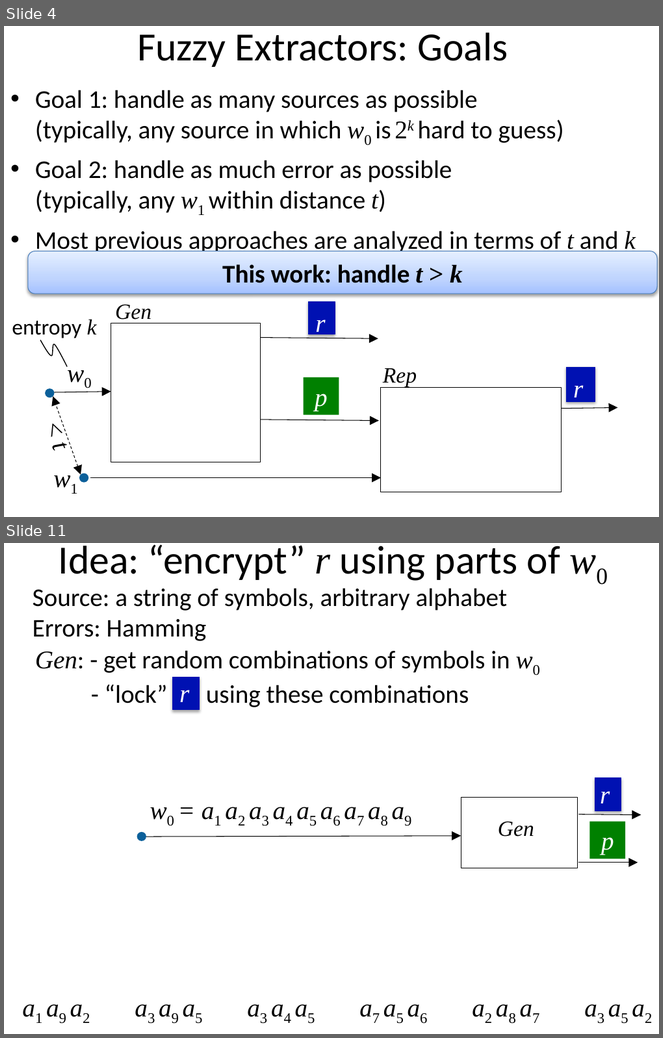
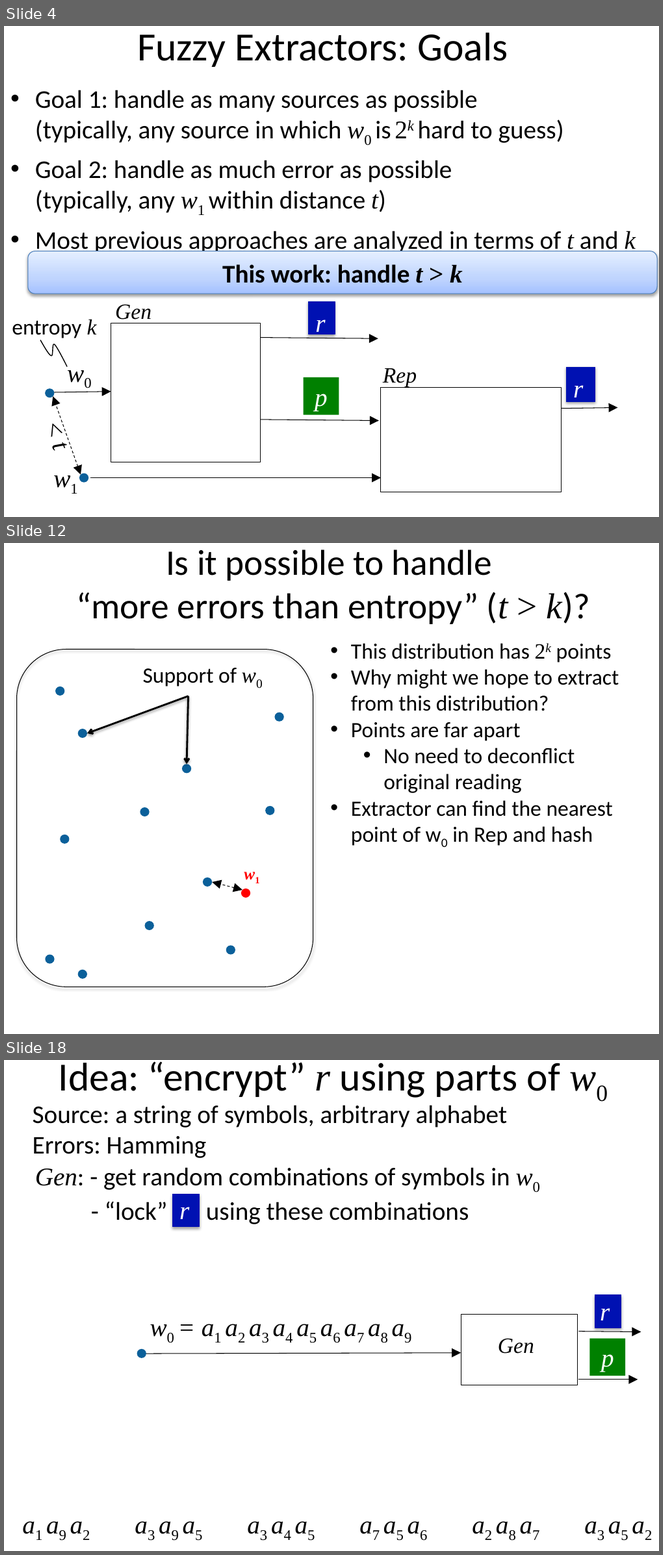
Before and after one commit to xianruimeng/comp-fuzzy-ext, a slide deck: constantRate/MoreErrorsThanEntropy-Brown.pptx. Shown one above the other, each under a label of ours: slides 4 and 11 before the commit, slides 4, 12 and 18 after it; the slides between them are not shown. The pictures are 663x1038 and 663x1555 pixels, drawn with LibreOffice and Linux fonts; fonts in the diff are those of the drawing; grey boxes stand for pictures. Boxes give left, top, right and bottom in pixels: in the first picture for what was removed or moved away, otherwise in the second. Text is boxed around its words. In the diff, an @@ line names an element or a change of style, - is before the commit and + after.

```diff
--- a/constantRate/MoreErrorsThanEntropy-Brown.pptx
+++ b/constantRate/MoreErrorsThanEntropy-Brown.pptx
@@ slide 12 added at [4,543,659,1034], background #FFFFFF @@
@@ title added at [76,549,590,624], 39.6 pt, text #000000 @@
+Is it possible to handle
+“more errors than entropy” (t > k)?
@@ rounded rectangle added at [16,649,313,987], outline #000000 0.75 pt @@
@@ text added at [351,643,620,846], 24 pt, text #000000 @@
+• This distribution has 2k points
+• Why might we hope to extract from this distribution?
+• Points are far apart
+  • No need to deconflict original reading
+• Extractor can find the nearest point of w0 in Rep and hash
@@ text added at [143,668,237,687], 24 pt, text #000000 @@
+Support of w0
@@ ellipse added at [55,687,64,696], fill #0B609A @@
@@ arrow added from (188, 696) to (87, 733), #000000 2 pt @@
@@ arrow added from (188, 696) to (187, 765), #000000 2 pt @@
@@ ellipse added at [274,713,284,722], fill #0B609A @@
@@ ellipse added at [78,729,87,738], fill #0B609A @@
@@ ellipse added at [182,765,191,774], fill #0B609A @@
@@ ellipse added at [140,808,150,817], fill #0B609A @@
@@ ellipse added at [265,806,274,815], fill #0B609A @@
@@ ellipse added at [60,835,69,844], fill #0B609A @@
@@ text added at [238,860,270,886], 18 pt, text #FF0000, bold, italic @@
+w1
@@ ellipse added at [202,878,212,887], fill #0B609A @@
@@ double arrow added from (243, 890) to (213, 882), #000000 0.75 pt dashed @@
@@ ellipse added at [241,889,250,898], fill #FF0000 @@
@@ ellipse added at [145,921,154,930], fill #0B609A @@
@@ ellipse added at [226,946,235,955], fill #0B609A @@
@@ ellipse added at [46,955,55,964], fill #0B609A @@
@@ ellipse added at [78,970,87,979], fill #0B609A @@
@@ what was slide 11 is now slide 18 @@
```
Also in this commit, not shown: 9 slides changed, 14 other slides added, 2 slides removed.
